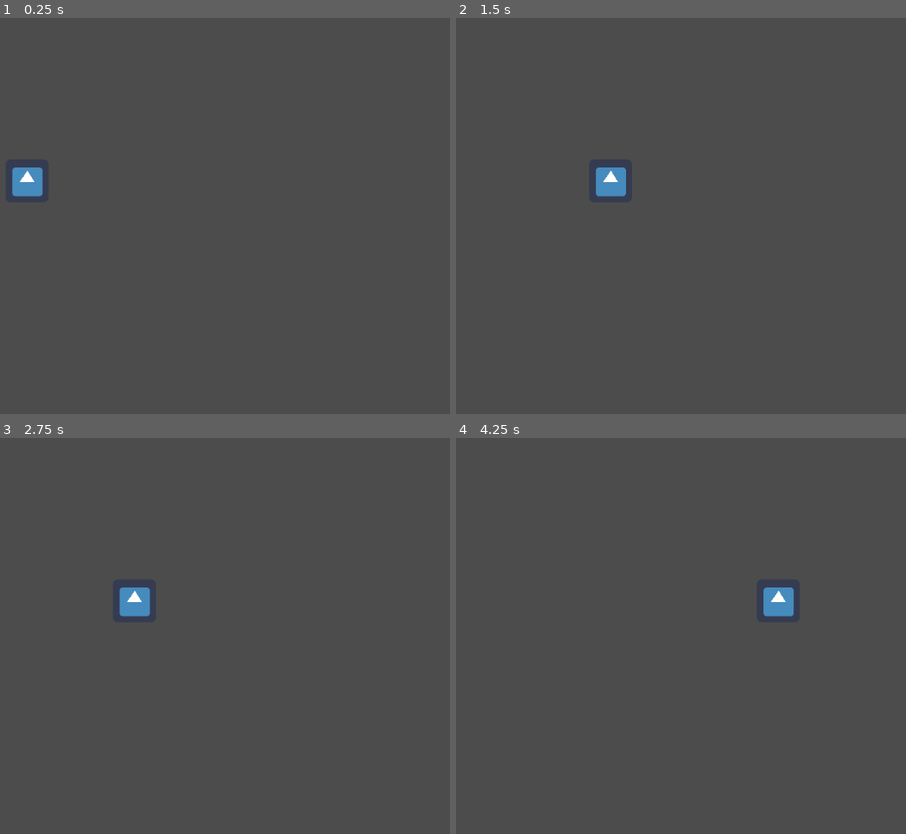
Above: before the commit, frames 1-4 (two rows, left to right).
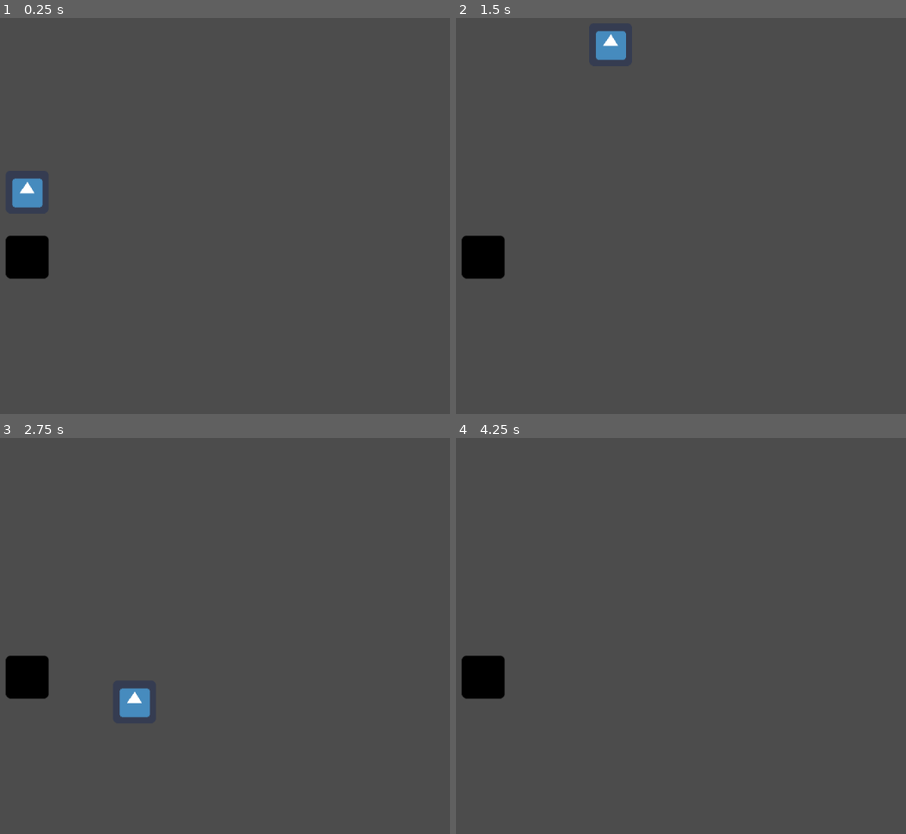
Above: after the commit, the same moments.

Repository: yeahboy92/GodotPractice
Game: Godot game, scene res://Main.tscn
Same seed, same stepped clock (60 frames per second), same inputs: the game is played once before the commit and once after it. The engine's default icon, where the game draws it, is replaced by a stand-in: a white triangle on a blue panel in a dark square.
Inputs:
- Up to frame 1 (0.25 s): no input
- Up to frame 2 (1.5 s): hold Space (ui_jump) 0.53-1.28 s; hold Right (ui_right) from 0.53 s (still down); tap Space (ui_jump) at 1.35 s
- Up to frame 3 (2.75 s): tap Space (ui_jump) at 1.52, 1.82 s; release Right (ui_right) at 2.03 s; hold Left (ui_left) from 2.03 s (still down); hold Space (ui_jump) from 2.03 s (still down)
- Up to frame 4 (4.25 s): release Left (ui_left) at 2.78 s; release Space (ui_jump) at 2.78 s; hold Right (ui_right) from 2.78 s (still down); tap Space (ui_jump) at 2.85, 3.02, 3.32 s; hold Space (ui_jump) from 3.53 s (still down)

The runs differ from the first frame. In frame 1, 1.5% of the frame differs, in the area x 1-11%, y 37-66%; in frame 2, 2.0%; in frame 3, 2.1%, in the area x 1-34%, y 37-71%; in frame 4, 1.6%.

Commit message:
More Movement Testing
Messed with gravity and what not

Diff:
--- a/KinematicBody2D.gd
+++ b/KinematicBody2D.gd
@@ -1,9 +1,13 @@
 extends KinematicBody2D
 
 var motion = Vector2()
+var up = Vector2(0, -1)
+var gravity = -500
 
 
 func _physics_process(delta):
+	if not is_on_floor():
+		motion.y -= gravity * delta
 
 	if Input.is_action_pressed("ui_right"):
 		motion.x = 200
@@ -16,16 +20,13 @@
 		motion.y = 200
 	elif Input.is_action_pressed("ui_up"):
 		motion.y = -200
-	else:
-		motion.y = 0
 
-	#if Input.is_action_pressed("ui_jump"):
-	#	initialHeight = motion.y
-	#	jumpHeight = 500
-	#	if motion.y < (initalHeight + jumpHeight):
-	#		motion.y = jumpHeight
 
-	move_and_slide(motion)
+	if is_on_floor():
+		if Input.is_action_just_pressed("ui_jump"):
+			motion.y = -500
+
+	motion = move_and_slide(motion, up)
 
 
 	pass
--- a/Main.tscn
+++ b/Main.tscn
@@ -1,7 +1,13 @@
-[gd_scene load_steps=3 format=2]
+[gd_scene load_steps=5 format=2]
 
 [ext_resource path="res://icon.png" type="Texture" id=1]
 [ext_resource path="res://KinematicBody2D.gd" type="Script" id=2]
+
+[sub_resource type="RectangleShape2D" id=1]
+extents = Vector2( 31.7388, 31.5401 )
+
+[sub_resource type="RectangleShape2D" id=2]
+extents = Vector2( 32.0617, 32.1044 )
 
 [node name="Main" type="Node2D"]
 
@@ -14,3 +20,20 @@
 
 [node name="Sprite" type="Sprite" parent="KinematicBody2D"]
 texture = ExtResource( 1 )
+
+[node name="CollisionShape2D" type="CollisionShape2D" parent="KinematicBody2D"]
+shape = SubResource( 1 )
+
+[node name="StaticBody2D" type="StaticBody2D" parent="."]
+
+[node name="Sprite" type="Sprite" parent="StaticBody2D"]
+modulate = Color( 0, 0, 0, 1 )
+position = Vector2( 354.31, 365.713 )
+texture = ExtResource( 1 )
+
+[node name="CollisionShape2D" type="CollisionShape2D" parent="StaticBody2D"]
+position = Vector2( 354.359, 365.558 )
+shape = SubResource( 2 )
+__meta__ = {
+"_edit_group_": true
+}
